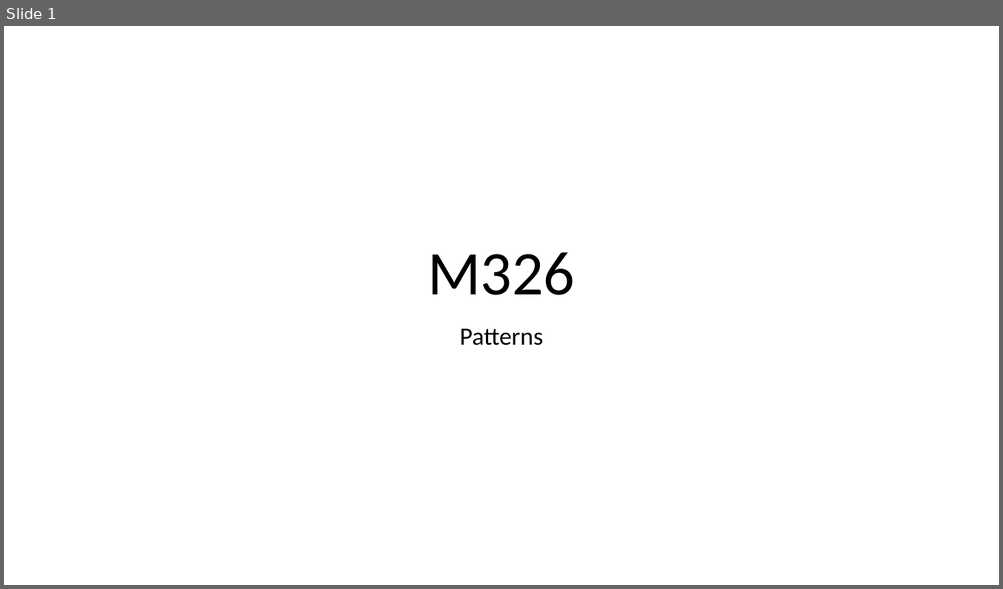
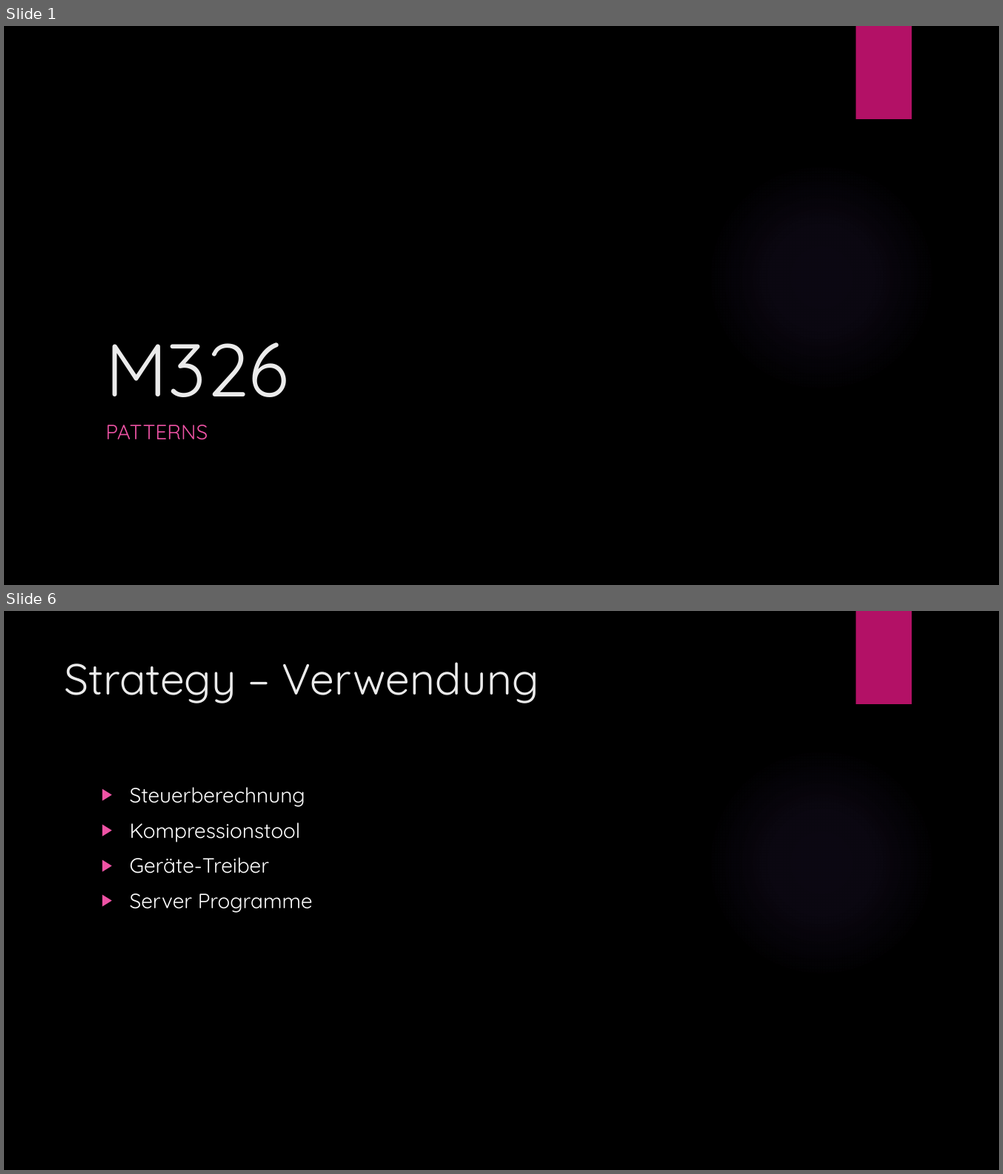
Before and after one commit to Kuraikari/M326, a slide deck: m326.pptx. Shown one above the other, each under a label of ours: slide 1 before the commit, slides 1 and 6 after it; the slides between them are not shown. The pictures are 1003x589 and 1003x1174 pixels, drawn with LibreOffice and Linux fonts; fonts in the diff are those of the drawing; background and template pictures are left out. Boxes give left, top, right and bottom in pixels: in the first picture for what was removed or moved away, otherwise in the second. Text is boxed around its words. In the diff, an @@ line names an element or a change of style, - is before the commit and + after.

```diff
--- a/m326.pptx
+++ b/m326.pptx
@@ slide 6 added at (4,611,999,1170), background picture (left out); not listed: 2 template elements that a slide beside it also shows @@
@@ title added at (64,662,539,703), 42 pt, text #EBEBEB @@
+Strategy – Verwendung
@@ text added at (130,787,313,913), 20 pt, text #FFFFFF @@
+▶ Steuerberechnung
+▶ Kompressionstool
+▶ Geräte-Treiber
+▶ Server Programme
@@ slide 1 changed as well @@
@@ background #FFFFFF to picture (left out) @@
@@ rectangle added at (855,26,911,119), fill #B31166 @@
@@ title "M326": place and size @@
-title "M326" at (427,252,575,295)
+title "M326" at (105,343,288,397)
@@ title "M326" at (105,343,288,397): size 60 to 72 pt, font Calibri to Quicksand, text colour #000000 to #EBEBEB; alignment centre to left; line spacing 0.9 to 1 @@
@@ ellipse added at (706,163,936,392), fill gradient #9B6BF2 @@
@@ subtitle at (105,425,208,440): text changed; size 24 to 20 pt; font Calibri to Quicksand; text colour #000000 to #EF53A5 @@
-Patterns
+PATTERNS
```
Also in this commit, not shown: 4 other slides changed, 9 other slides added, 1 slide removed.
